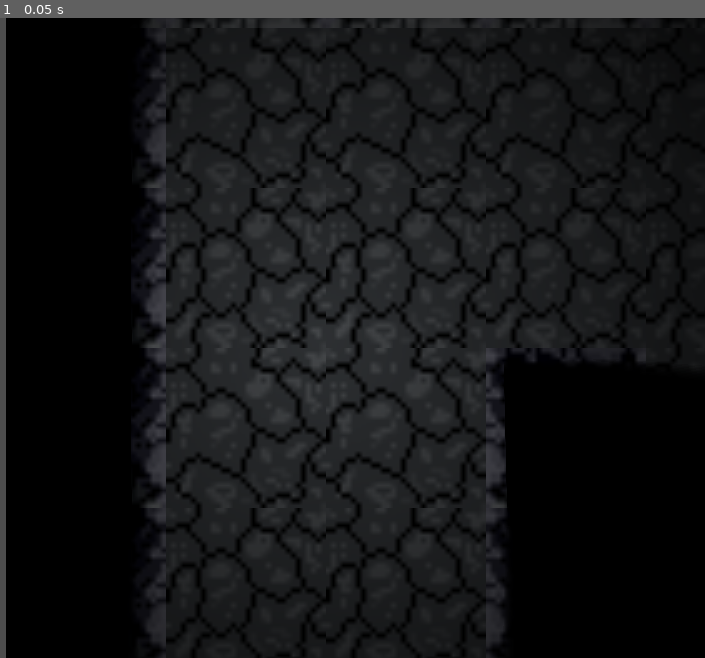
Above: before the commit, frame 1.
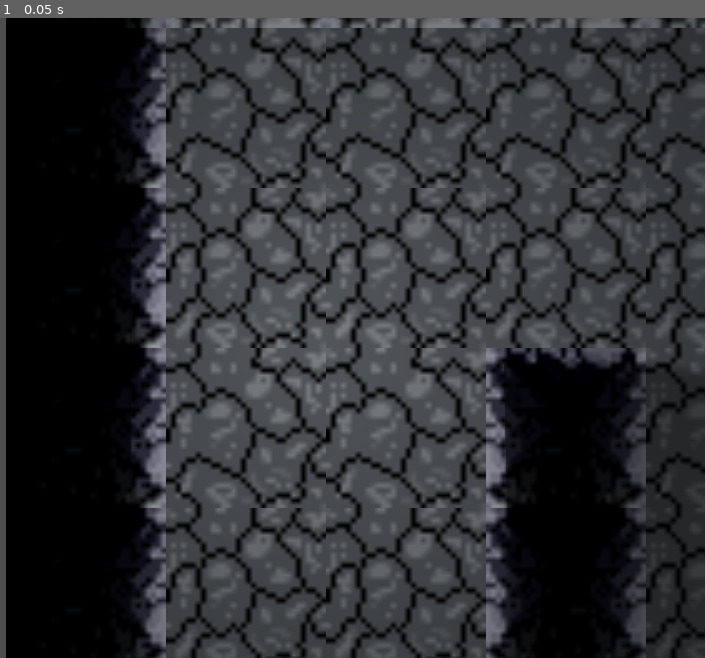
Above: after the commit, the same moment.

Repository: choowx2002/WhispersOfOblivion
Game: Godot game, scene res://scenes/mazes/E_Maze.tscn
Two runs of this game, one before a commit and one after it. Both use one fixed random seed, a clock stepped at 60 frames per second and the inputs below. This scene is started directly instead of the project's main scene.
Inputs:
- Up to frame 1 (0.05 s): no input

The runs differ from the first frame. In frame 1, 61% of the frame differs, in the area x 18-100%, y 0-100%.

Commit message:
remove material wall

Diff:
--- a/scenes/mazes/E_Maze.tscn
+++ b/scenes/mazes/E_Maze.tscn
@@ -10,8 +10,6 @@
 [ext_resource type="Script" uid="uid://dad66ef8pqoqq" path="res://scenes/mazes/escape_gate.gd" id="7_ofleh"]
 [ext_resource type="Texture2D" uid="uid://p5v663is4fxb" path="res://assets/tilesets/keepdoors_lion_bw_gt.png" id="8_xlx1c"]
 [ext_resource type="Script" uid="uid://0hfwlgyec2ex" path="res://scenes/mazes/testing_body_2.gd" id="10_gwn0b"]
-
-[sub_resource type="CanvasItemMaterial" id="CanvasItemMaterial_vrddb"]
 
 [sub_resource type="CircleShape2D" id="CircleShape2D_75xqg"]
 
@@ -29,7 +27,6 @@
 tile_set = ExtResource("1_ni5gm")
 
 [node name="Wall" type="TileMapLayer" parent="."]
-material = SubResource("CanvasItemMaterial_vrddb")
 tile_map_data = PackedByteArray("AAAAAAAAAQAJAAUAAAABAAAAAQAKAAUAAAACAAAAAQALAAUAAAADAAAAAQAMAAUAAAAEAAAAAQAKAAUAAAAAAA …(20688 unchanged characters)…
 tile_set = ExtResource("2_1n4lv")
 
@@ -110,6 +107,7 @@
 collision_mask = 3
 
 [node name="CanvasModulate" type="CanvasModulate" parent="."]
+visible = false
 color = Color(0, 0, 0, 1)
 
 [connection signal="body_entered" from="EscapeGate" to="EscapeGate" method="_on_body_entered"]
--- a/scenes/mazes/N_Maze.tscn
+++ b/scenes/mazes/N_Maze.tscn
@@ -9,9 +9,6 @@
 [ext_resource type="Texture2D" uid="uid://kancbj08u2pr" path="res://assets/tilesets/Lattia2.jpg" id="6_5fxal"]
 [ext_resource type="Script" uid="uid://dad66ef8pqoqq" path="res://scenes/mazes/escape_gate.gd" id="7_urqrk"]
 [ext_resource type="Texture2D" uid="uid://p5v663is4fxb" path="res://assets/tilesets/keepdoors_lion_bw_gt.png" id="8_mbjul"]
-
-[sub_resource type="CanvasItemMaterial" id="CanvasItemMaterial_mbjul"]
-light_mode = 2
 
 [sub_resource type="CircleShape2D" id="CircleShape2D_urqrk"]
 
@@ -31,7 +28,6 @@
 [node name="Wall" type="TileMapLayer" parent="."]
 light_mask = 2
 visibility_layer = 2
-material = SubResource("CanvasItemMaterial_mbjul")
 tile_map_data = PackedByteArray("AAAAAAAAAQAJAAUAAAABAAAAAQALAAUAAAACAAAAAQAMAAUAAAADAAAAAQAKAAUAAAAEAAAAAQALAAUAAAAFAA …(21008 unchanged characters)…
 tile_set = ExtResource("1_euhjs")
 
@@ -94,6 +90,7 @@
 shape = SubResource("CircleShape2D_uktxc")
 
 [node name="CanvasModulate" type="CanvasModulate" parent="."]
+visible = false
 color = Color(0, 0, 0, 1)
 
 [connection signal="body_entered" from="EscapeGate" to="EscapeGate" method="_on_body_entered"]
--- a/scenes/mazes/S_Maze.tscn
+++ b/scenes/mazes/S_Maze.tscn
@@ -7,9 +7,6 @@
 [ext_resource type="Texture2D" uid="uid://kancbj08u2pr" path="res://assets/tilesets/Lattia2.jpg" id="4_w0j7y"]
 [ext_resource type="Script" uid="uid://btkrlujaoap3l" path="res://scenes/Player/testing_body.gd" id="7_h4noh"]
 [ext_resource type="Texture2D" uid="uid://bciwxifhnkyf2" path="res://assets/tilesets/2d_lights_and_shadows_neutral_point_light.webp" id="8_6ybnx"]
-
-[sub_resource type="CanvasItemMaterial" id="CanvasItemMaterial_ucpvt"]
-light_mode = 2
 
 [sub_resource type="CircleShape2D" id="CircleShape2D_qr21i"]
 
@@ -26,7 +23,6 @@
 [node name="Wall" type="TileMapLayer" parent="."]
 light_mask = 2
 visibility_layer = 2
-material = SubResource("CanvasItemMaterial_ucpvt")
 tile_map_data = PackedByteArray("AAAAAAAAAQAJAAUAAAA8AAAAAQANAAUAAAA8ADwAAQANAAkAAAAAADwAAQAJAAkAAAABADwAAQAKAAkAAAACAD …(21088 unchanged characters)…
 tile_set = ExtResource("2_33w48")
 
--- a/scenes/mazes/W_Maze.tscn
+++ b/scenes/mazes/W_Maze.tscn
@@ -20,9 +20,6 @@
 tile_size = Vector2i(32, 32)
 sources/1 = SubResource("TileSetAtlasSource_hux61")
 
-[sub_resource type="CanvasItemMaterial" id="CanvasItemMaterial_mbxff"]
-light_mode = 2
-
 [sub_resource type="RectangleShape2D" id="RectangleShape2D_hux61"]
 size = Vector2(15.5, 32)
 
@@ -41,7 +38,6 @@
 [node name="Wall" type="TileMapLayer" parent="."]
 light_mask = 2
 visibility_layer = 2
-material = SubResource("CanvasItemMaterial_mbxff")
 tile_map_data = PackedByteArray("AAAAAAAAAAAAAAAAAAAAAAEAAAAAAAAAAAABAAAAAAAAAAAAAAACAAAAAAAAAAAAAAADAAAAAAAAAAAAAAADAA …(20848 unchanged characters)…
 tile_set = ExtResource("2_ceaqs")
 
Not shown: 1 places in scenes/mazes/E_Maze.tscn that only renumber resources
Not shown: 1 places in scenes/mazes/N_Maze.tscn that only renumber resources
Not shown: 1 places in scenes/mazes/S_Maze.tscn that only renumber resources
Not shown: 1 places in scenes/mazes/W_Maze.tscn that only renumber resources
